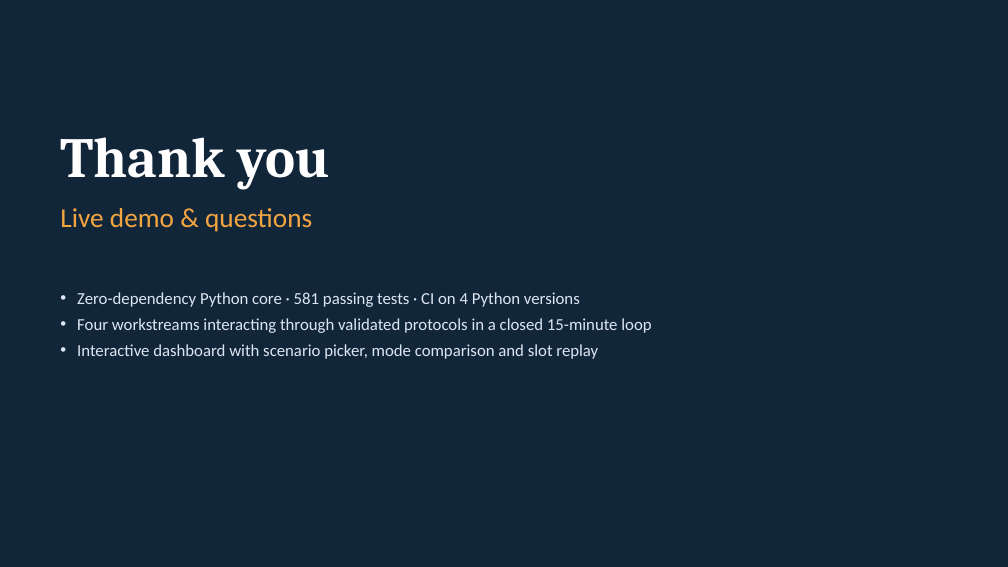
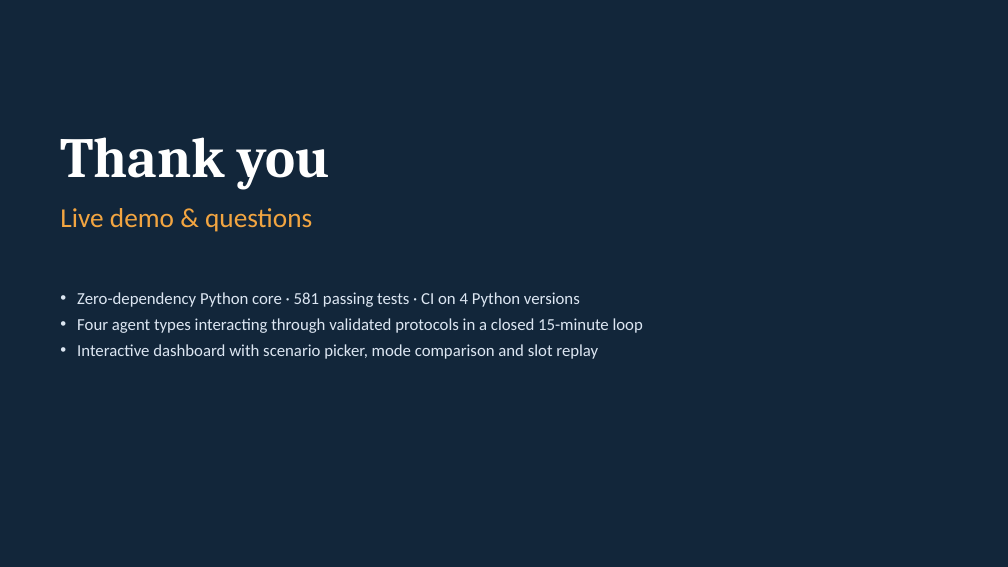
Before and after one commit to Shan713/GridWeave, a slide deck: slide 13 of presentations/GridWeave_Review2.pptx. Drawn at 1008x567 pixels with LibreOffice and Linux fonts; fonts in the diff are those of the drawing. Boxes give left, top, right and bottom in pixels: in the first picture for what was removed or moved away, otherwise in the second. Text is boxed around its words. In the diff, an @@ line names an element or a change of style, - is before the commit and + after.

Commit message:
Remove workstream labels from Review 2 and tidy the forecasting slide

```diff
--- a/presentations/GridWeave_Review2.pptx
+++ b/presentations/GridWeave_Review2.pptx
@@ text at (77, 318, 643, 333): text changed @@
-• Four workstreams interacting through validated protocols in a closed 15-minute loop
+• Four agent types interacting through validated protocols in a closed 15-minute loop
```
Also in this commit, not shown: 3 other slides changed, 2 other files.
